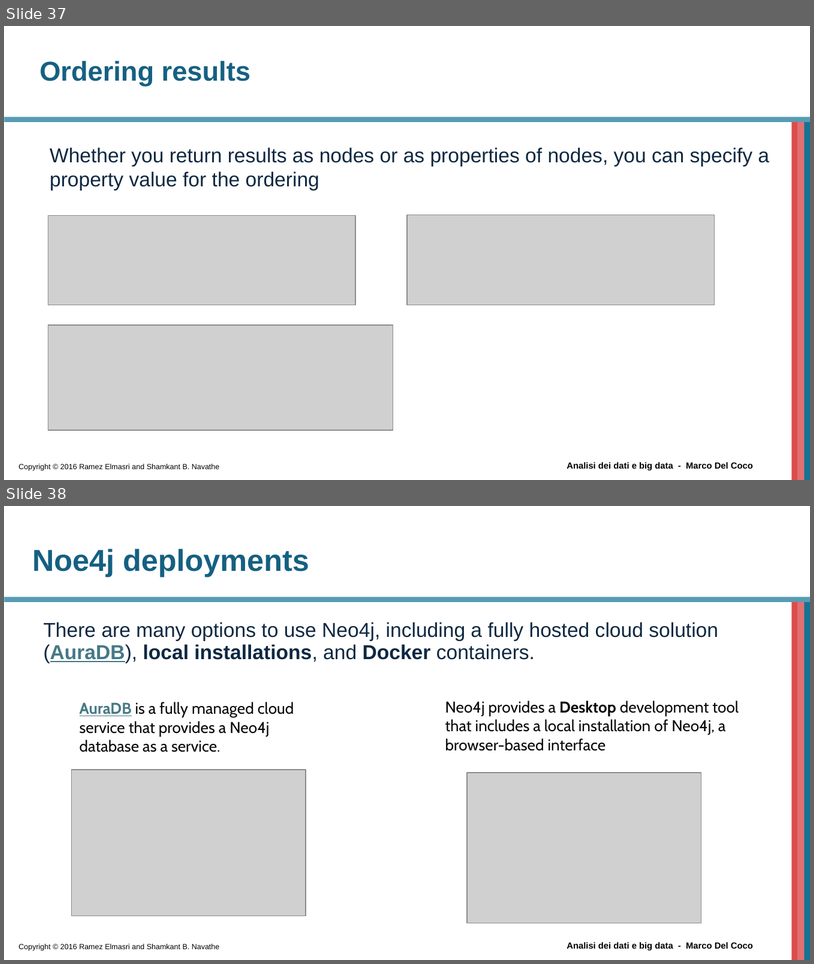
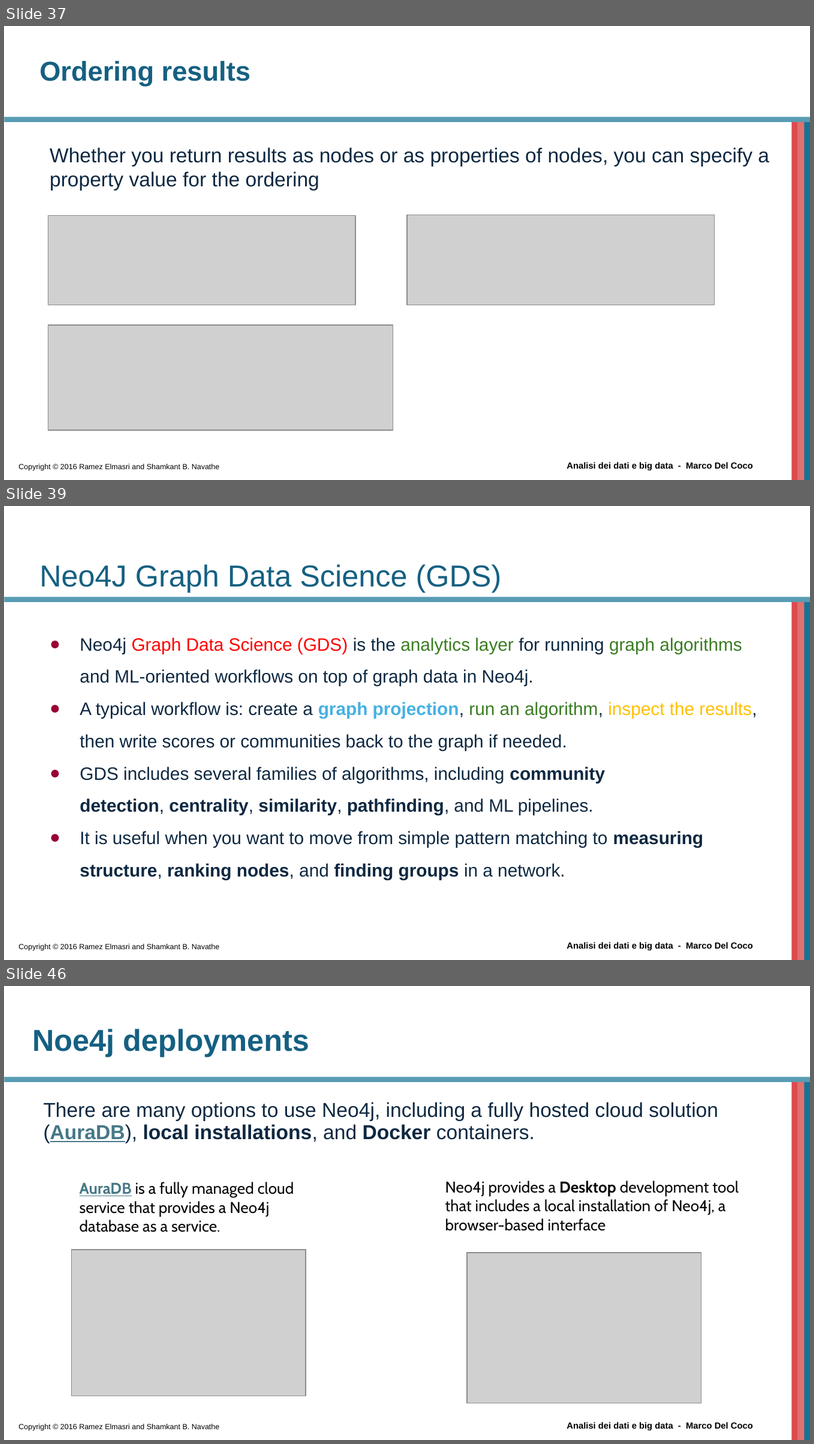
Before and after one commit to beppe2hd/AnalisiDati_BigData, a slide deck: materials/Introduction to Cypher.pptx. Shown one above the other, each under a label of ours: slides 37 and 38 before the commit, slides 37, 39 and 46 after it; the slides between them are not shown. The pictures are 814x964 and 814x1444 pixels, drawn with LibreOffice and Linux fonts; fonts in the diff are those of the drawing; grey boxes stand for pictures; background and template pictures are left out. Boxes give left, top, right and bottom in pixels: in the first picture for what was removed or moved away, otherwise in the second. Text is boxed around its words. In the diff, an @@ line names an element or a change of style, - is before the commit and + after.

```diff
--- a/materials/Introduction to Cypher.pptx
+++ b/materials/Introduction to Cypher.pptx
@@ slide 39 added at (x1=4, y1=506, x2=810, y2=960), background #FFFFFF; not listed: 6 template elements that a slide beside it also shows @@
@@ title added at (x1=39, y1=564, x2=502, y2=592), 27 pt, text #156082 @@
+Neo4J Graph Data Science (GDS)
@@ text added at (x1=80, y1=637, x2=757, y2=879), 16 pt, text #0E2841 @@
+● Neo4j Graph Data Science (GDS) is the analytics layer for running graph algorithms and ML-oriented workflows on top of graph data in Neo4j.
+● A typical workflow is: create a graph projection, run an algorithm, inspect the results, then write scores or communities back to the graph if needed.
+● GDS includes several families of algorithms, including community detection, centrality, similarity, pathfinding, and ML pipelines.
+● It is useful when you want to move from simple pattern matching to measuring structure, ranking nodes, and finding groups in a network.
@@ what was slide 38 is now slide 46 @@
```
Also in this commit, not shown: 1 slide changed, 7 other slides added, 8 other files.
